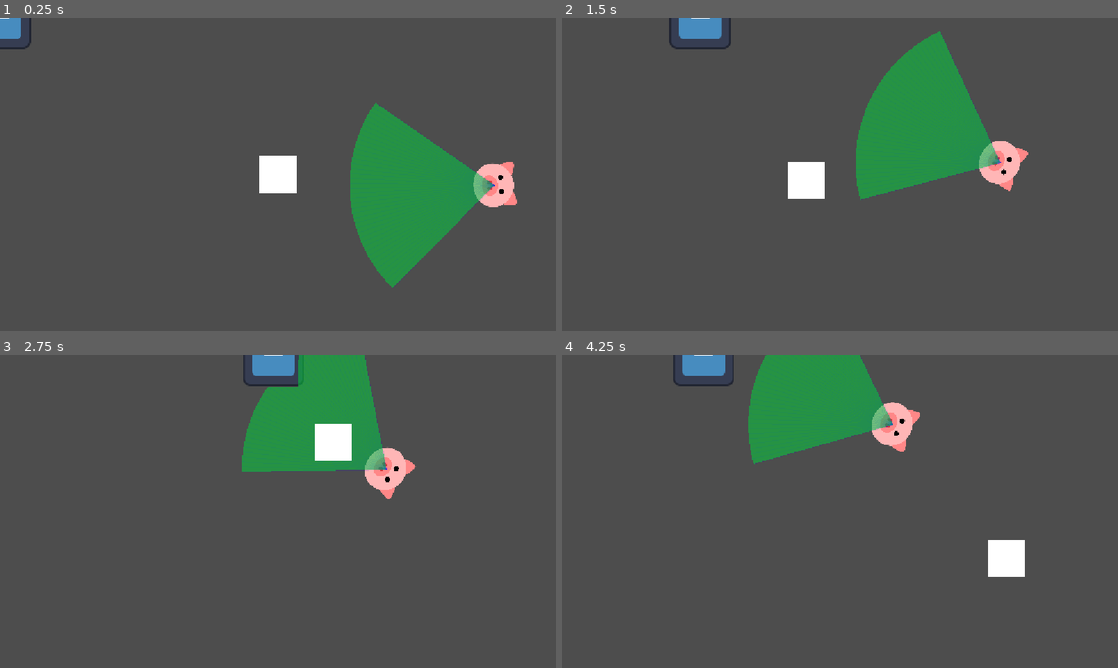
Above: before the commit, frames 1-4 (two rows, left to right).
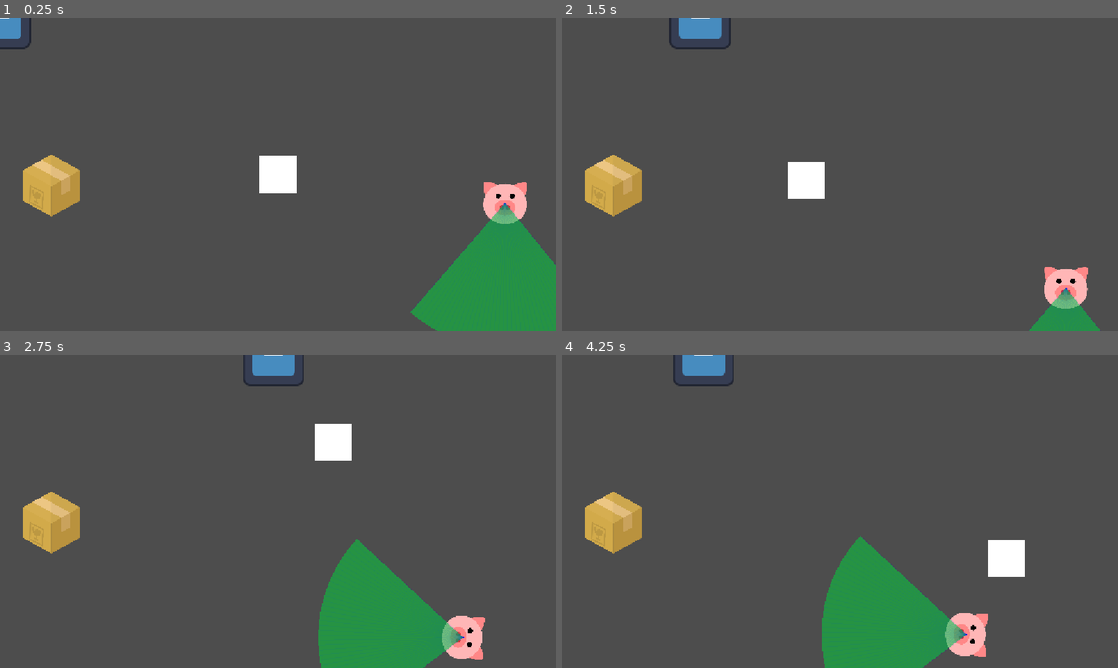
Above: after the commit, the same moments.

Repository: Neo-JCNM/faz-o-shifter
Game: Godot game, scene res://Assets/Test/Test Scene.tscn
Two runs of this game, one before a commit and one after it. Both use one fixed random seed, a clock stepped at 60 frames per second and the inputs below. The engine's default icon, where the game draws it, is replaced by a stand-in: a white triangle on a blue panel in a dark square.
Inputs (mouse positions are in pixels of both pictures, inside the frame that each line leads up to):
- Up to frame 1 (0.25 s): no input
- Up to frame 2 (1.5 s): tap Enter (ui_accept) at 0.5, 0.77 s; move the mouse to (962, 158) at 0.52 s; hold Right (moveRight) 0.53-1.25 s; hold ` (shiftButton) 0.53-1.25 s; click (962, 158) at 0.67 s; drag from (728, 190) to (962, 158) at 1.27 s
- Up to frame 3 (2.75 s): move the mouse to (333, 442) at 2.02 s; hold Right (moveRight) from 2.03 s (still down); hold ` (shiftButton) from 2.03 s (still down)
- Up to frame 4 (4.25 s): release Right (moveRight) at 2.75 s; release ` (shiftButton) at 2.75 s; drag from (812, 574) to (945, 467) at 2.77 s; move the mouse to (1006, 558) at 3.52 s; hold Left (moveLeft) from 3.53 s (still down); hold ` (shiftButton) from 3.53 s (still down); tap Enter (ui_accept) at 3.77 s

The runs differ from the first frame. In frame 1, 17% of the frame differs, in the area x 4-100%, y 27-100%; in frame 2, 12%; in frame 3, 16%; in frame 4, 16%.

Commit message:
truc pour ce cacher

Diff:
--- /dev/null
+++ b/Assets/Graphics/Sprites/cardboard-box.svg
@@ -0,0 +1,37 @@
+<?xml version="1.0" encoding="iso-8859-1"?>
+
+<!DOCTYPE svg PUBLIC "-//W3C//DTD SVG 1.1//EN" "http://www.w3.org/Graphics/SVG/1.1/DTD/svg11.dtd">
+<!-- Uploaded to: SVG Repo, www.svgrepo.com, Generator: SVG Repo Mixer Tools -->
+<svg height="800px" width="800px" version="1.1" id="_x36_" xmlns="http://www.w3.org/2000/svg" xmlns:xlink="http://www.w3.org/1999/xlink"
+	 viewBox="0 0 512 512"  xml:space="preserve">
+<g>
+	<g>
+		<polygon style="fill:#D2AA4A;" points="0.012,131.343 0.012,380.658 232.514,511.988 232.514,0.012 		"/>
+		<polygon style="fill:#C19840;" points="465.028,131.343 465.028,380.658 385.355,425.679 311.716,467.268 232.514,512 232.514,0
+					"/>
+		<polygon style="fill:#D6AE51;" points="465.028,131.343 385.355,176.364 385.102,176.508 311.716,176.508 311.716,217.952
+			232.514,262.685 0,131.343 79.347,86.502 152.805,45.022 232.514,0 		"/>
+		<g>
+			<polygon style="fill:#ECC683;" points="385.355,176.364 311.897,217.844 79.347,86.502 152.805,45.022 			"/>
+		</g>
+		<g>
+			<polygon style="fill:#D2A95F;" points="385.355,176.508 385.355,295.602 311.716,337.19 311.716,217.952 311.897,217.844
+				385.102,176.508 			"/>
+		</g>
+		<g style="opacity:0.1;">
+			<g>
+				<path style="fill:#040000;" d="M162.882,455.635L53.073,395.214l2.032-145.077l117.686,58.469L162.882,455.635z M61.982,388.769
+					l92.254,50.38l7.696-122.687l-97.75-49.02L61.982,388.769z"/>
+			</g>
+			<g>
+				<path style="fill:#040000;" d="M146.203,325.107l-0.917,16.422c-1.354,24.255-17.599,35.491-36.097,25.702
+					c-18.256-9.66-32.408-36.509-31.821-60.565l0.397-16.28l13.968,7.086l1.312,28.714l16.114-19.873L146.203,325.107z"/>
+				<polygon style="fill:#040000;" points="113.357,391.228 103.354,385.857 104.07,366.713 114.166,372.063 				"/>
+				<polygon style="fill:#040000;" points="125.036,408.284 91.029,389.893 91.495,375.198 125.745,393.535 				"/>
+			</g>
+		</g>
+	</g>
+	<polygon style="opacity:0.05;fill:#171716;" points="232.514,0 232.514,511.988 232.514,512 311.716,467.268 385.355,425.679
+		465.028,380.658 465.028,131.343 	"/>
+</g>
+</svg>
--- a/Assets/Scripts/AI/Mob.gd
+++ b/Assets/Scripts/AI/Mob.gd
@@ -15,6 +15,7 @@
 @export_group("Basic Behaviour")
 @export var randomlyWandering : bool = false;
 @onready var player = get_tree().get_first_node_in_group("player")
+
 
 var screenSize;
 var counter  = 0;
@@ -65,10 +66,10 @@
 			velocity = direction * 100
 			rotation_direction =direction.angle() - PI/2
 			rotation = lerp_angle(rotation, rotation_direction, 0.1)
-			move_and_slide()
+			move_and_collide(velocity * delta)
 
 func _on_area_vision_body_entered(body: Node2D) -> void:
-	if not player.caracteristics == shiftData:
+	if not player.caracteristics == shiftData and body is playerMove and not AlertLevel.is_hiding:
 		AlertLevel.alert_up()
 
 
--- a/Assets/Test/Mob.tscn
+++ b/Assets/Test/Mob.tscn
@@ -37,6 +37,8 @@
 sprite_frames = SubResource("SpriteFrames_ljoqd")
 
 [node name="CollisionShape2D2" type="CollisionShape2D" parent="." unique_id=995291938]
+light_mask = 0
+visibility_layer = 5
 position = Vector2(7.748603e-06, -1.4305112e-05)
 scale = Vector2(0.9999995, 0.9999995)
 shape = SubResource("RectangleShape2D_wpwwm")
@@ -55,7 +57,7 @@
 angle_deg = 80
 ray_count = 40
 max_distance = 300.0
-collision_layer_mask = 3
+collision_layer_mask = 7
 write_collision_polygon = NodePath("../AreaVision/CollisionPolygon2D")
 write_polygon2d = NodePath("../AreaVision/Polygon2D")
 debug_lines = true
@@ -80,4 +82,5 @@
 
 [connection signal="body_entered" from="Area2D" to="VisionCone2D" method="_on_area_2d_body_entered"]
 [connection signal="body_entered" from="AreaVision" to="." method="_on_area_vision_body_entered"]
+[connection signal="body_exited" from="AreaVision" to="." method="_on_area_vision_body_exited"]
 [connection signal="body_exited" from="Area2D2" to="." method="_on_area_2d_2_body_exited"]
--- a/Assets/Test/Test Scene.tscn
+++ b/Assets/Test/Test Scene.tscn
@@ -2,12 +2,13 @@
 
 [ext_resource type="PackedScene" uid="uid://cx81jfmew6spq" path="res://Assets/Test/Mob.tscn" id="1_kmoty"]
 [ext_resource type="PackedScene" uid="uid://c0fo0pbrxsdt6" path="res://Assets/Test/player.tscn" id="2_af56r"]
+[ext_resource type="PackedScene" uid="uid://dwel8ipaoo1xk" path="res://Assets/Test/hiding_spot.tscn" id="3_af56r"]
 
 [sub_resource type="Curve2D" id="Curve2D_kmoty"]
 _data = {
-"points": PackedVector2Array(0, 0, 0, 0, -657.3833, 59.530457, 0, 0, 0, 0, -649.00006, -233.99988, 0, 0, 0, 0, -81.575195, -232.31033, 0, 0, 0, 0, -89.66437, 75.86209, 0, 0, 0, 0, -654.4418, 59.530457)
+"points": PackedVector2Array(0, 0, 0, 0, -657.3833, 59.530457, 0, 0, 0, 0, -649.00006, -233.99988, 0, 0, 0, 0, -474.01392, -222.3692, 0, 0, 0, 0, -81.575195, -232.31033, 0, 0, 0, 0, -89.66437, 75.86209, 0, 0, 0, 0, -654.4418, 59.530457)
 }
-point_count = 5
+point_count = 6
 
 [node name="Test Scene" type="Node2D" unique_id=1904270112]
 rotation = 6.2831855
@@ -19,18 +20,24 @@
 position = Vector2(576.00006, 323.9999)
 
 [node name="Path2D" type="Path2D" parent="." unique_id=1591201306]
-position = Vector2(1160.9282, 482.16306)
-scale = Vector2(1.3598278, 1.4083025)
+position = Vector2(1116.2039, 482.16306)
+scale = Vector2(0.81156826, 1.4083025)
 curve = SubResource("Curve2D_kmoty")
 
 [node name="PathFollow2D" type="PathFollow2D" parent="Path2D" unique_id=153031423]
-position = Vector2(-85.17864, -95.03001)
+position = Vector2(-85.16526, -95.53978)
 rotation = 1.5970391
 progress = 998.4054
 
 [node name="PigTest" parent="." unique_id=613383613 node_paths=PackedStringArray("patrol") instance=ExtResource("1_kmoty")]
-position = Vector2(738.00006, 152.99992)
+position = Vector2(885.99994, 175.99985)
 rotation = 1.5961362
 scale = Vector2(0.21124047, 0.20397925)
 skew = 0.0018378496
 patrol = NodePath("../Path2D/PathFollow2D")
+
+[node name="HidingSpot" parent="." unique_id=662818426 instance=ExtResource("3_af56r")]
+light_mask = 5
+visibility_layer = 7
+position = Vector2(46.00006, 285)
+scale = Vector2(1.2, 1.2)
--- a/Assets/Test/alert_level.gd
+++ b/Assets/Test/alert_level.gd
@@ -4,8 +4,10 @@
 
 
 @onready var alert_act = 0
+var is_hiding = false
 
 func _ready():
+	alert_act = 0
 	add_child(timer)
 	timer.timeout.connect(_on_timer_timeout)
 
--- /dev/null
+++ b/Assets/Test/hiding_spot.tscn
@@ -0,0 +1,39 @@
+[gd_scene format=3 uid="uid://dwel8ipaoo1xk"]
+
+[ext_resource type="Script" uid="uid://s561xk0231cc" path="res://Assets/Test/hidingzone.gd" id="1_qnhln"]
+[ext_resource type="Texture2D" uid="uid://blgtxhll4kiqq" path="res://Assets/Graphics/Sprites/cardboard-box.svg" id="2_2b6jv"]
+
+[sub_resource type="RectangleShape2D" id="RectangleShape2D_tgd7a"]
+size = Vector2(92, 94)
+
+[sub_resource type="RectangleShape2D" id="RectangleShape2D_6l2oo"]
+size = Vector2(102, 106)
+
+[node name="HidingSpot" type="StaticBody2D" unique_id=973519986]
+
+[node name="Area2D" type="Area2D" parent="." unique_id=551591891]
+collision_layer = 5
+collision_mask = 5
+input_pickable = false
+script = ExtResource("1_qnhln")
+
+[node name="CollisionShape2D" type="CollisionShape2D" parent="Area2D" unique_id=772292881]
+visible = false
+light_mask = 4
+visibility_layer = 5
+position = Vector2(50, 49)
+shape = SubResource("RectangleShape2D_tgd7a")
+
+[node name="Sprite2D" type="Sprite2D" parent="." unique_id=1061345021]
+position = Vector2(55.5, 51.499996)
+scale = Vector2(0.13625, 0.13374999)
+texture = ExtResource("2_2b6jv")
+
+[node name="CollisionShape2D" type="CollisionShape2D" parent="." unique_id=994621089]
+light_mask = 4
+visibility_layer = 0
+position = Vector2(52, 49)
+shape = SubResource("RectangleShape2D_6l2oo")
+
+[connection signal="body_entered" from="Area2D" to="Area2D" method="_on_body_entered"]
+[connection signal="body_exited" from="Area2D" to="Area2D" method="_on_body_exited"]
--- /dev/null
+++ b/Assets/Test/hidingzone.gd
@@ -0,0 +1,21 @@
+extends Area2D
+
+# Called when the node enters the scene tree for the first time.
+func _ready() -> void:
+	AlertLevel.is_hiding = false
+
+
+# Called every frame. 'delta' is the elapsed time since the previous frame.
+func _process(delta: float) -> void:
+	pass
+
+func _on_body_entered(body: Node2D) -> void:
+	if body is playerMove and not AlertLevel.alert_act == 1:
+		AlertLevel.is_hiding = true
+		print("===HIDEN===")
+
+
+
+func _on_body_exited(body: Node2D) -> void:
+	if body is playerMove:
+		AlertLevel.is_hiding = false
Not shown, added: Assets/Graphics/Sprites/cardboard-box.svg.import
Not shown, added: Assets/Test/hidingzone.gd.uid
